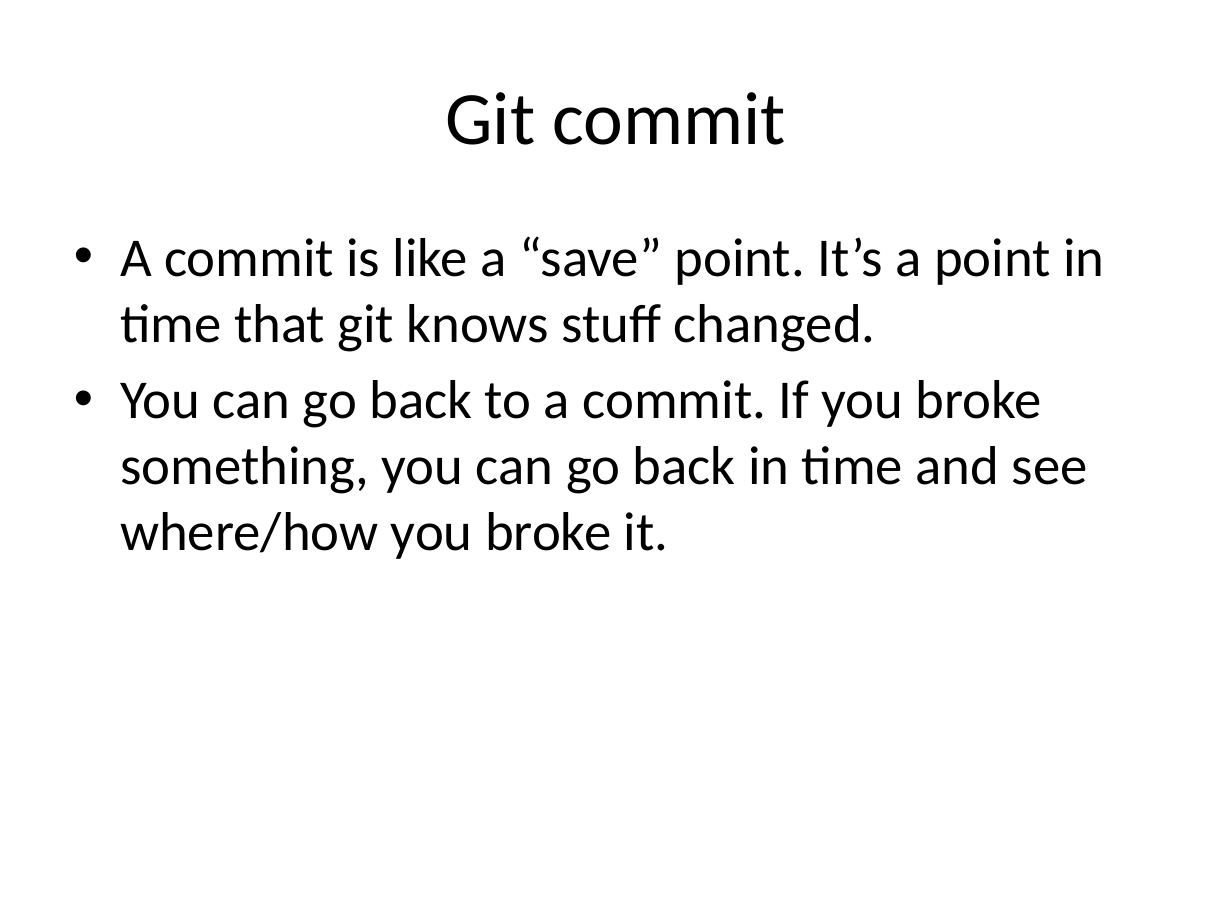
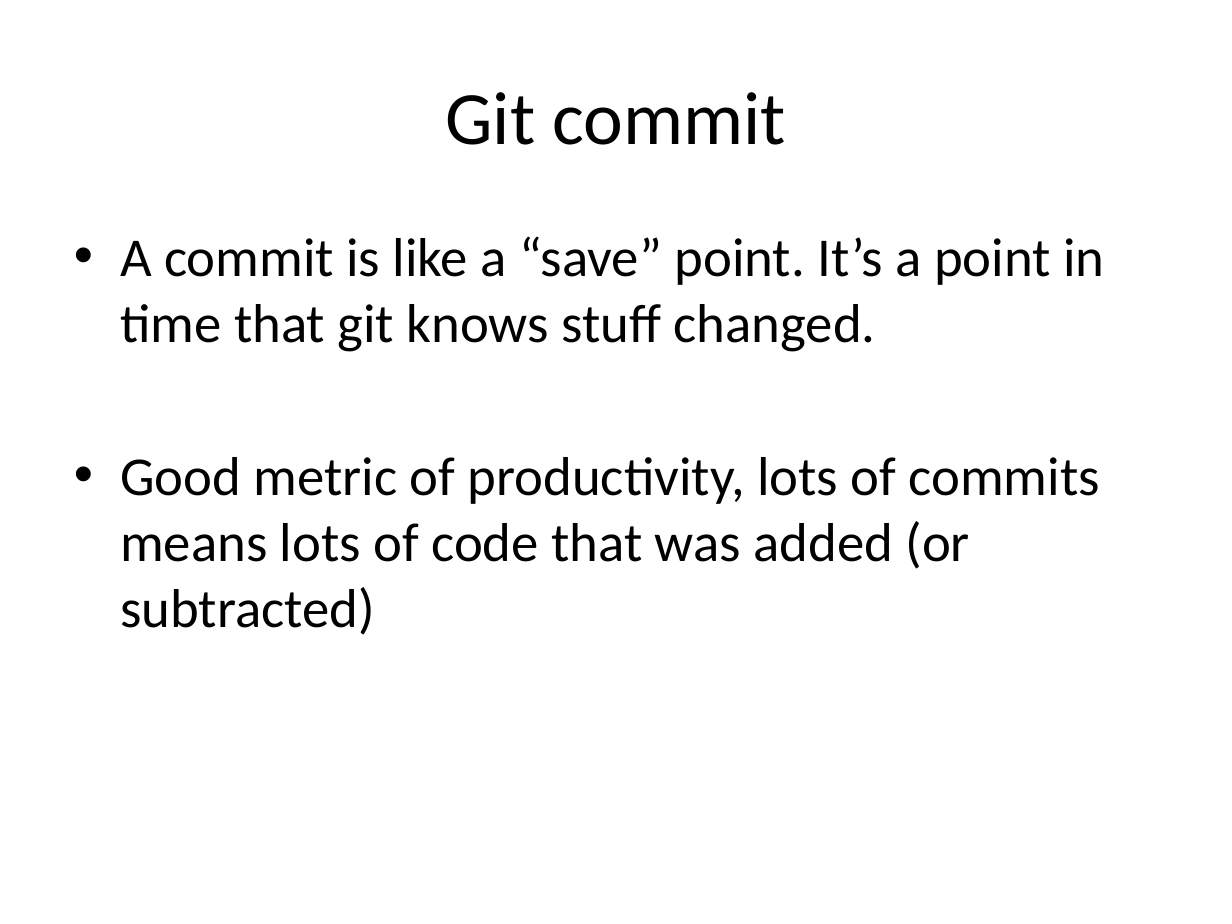
Before and after one commit to jtian1167/SLP-demo, a slide deck: slide 12 of SLP github.pptx (slide 10 before the commit). Drawn at 1232x924 pixels with LibreOffice and Linux fonts; fonts in the diff are those of the drawing. Boxes give left, top, right and bottom in pixels: in the first picture for what was removed or moved away, otherwise in the second. Text is boxed around its words. In the diff, an @@ line names an element or a change of style, - is before the commit and + after.

```diff
--- a/SLP github.pptx
+++ b/SLP github.pptx
@@ text at (x1=120, y1=457, x2=1100, y2=635): text changed @@
-• You can go back to a commit. If you broke something, you can go back in time and see where/how you broke it.
+• Good metric of productivity, lots of commits means lots of code that was added (or subtracted)
```
Also in this commit, not shown: 9 other slides changed, 5 slides added, 1 slide removed, 1 other file.
